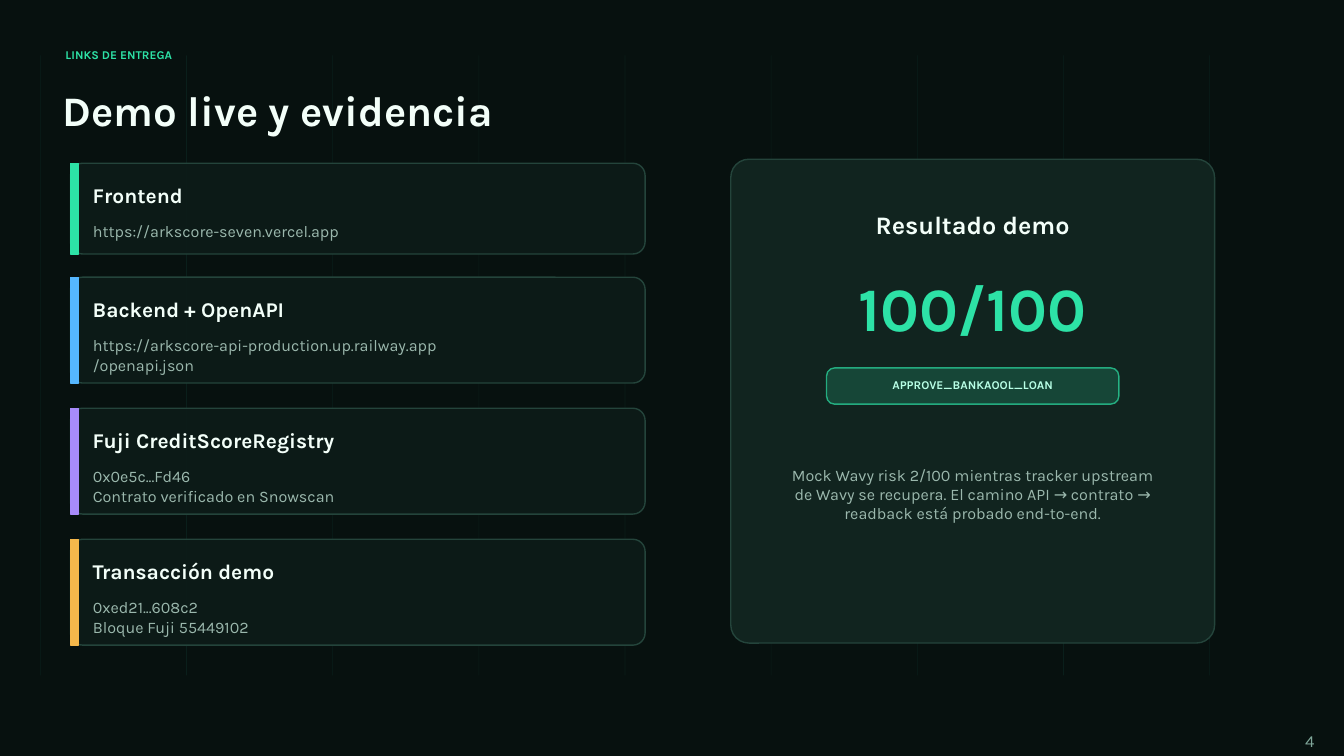
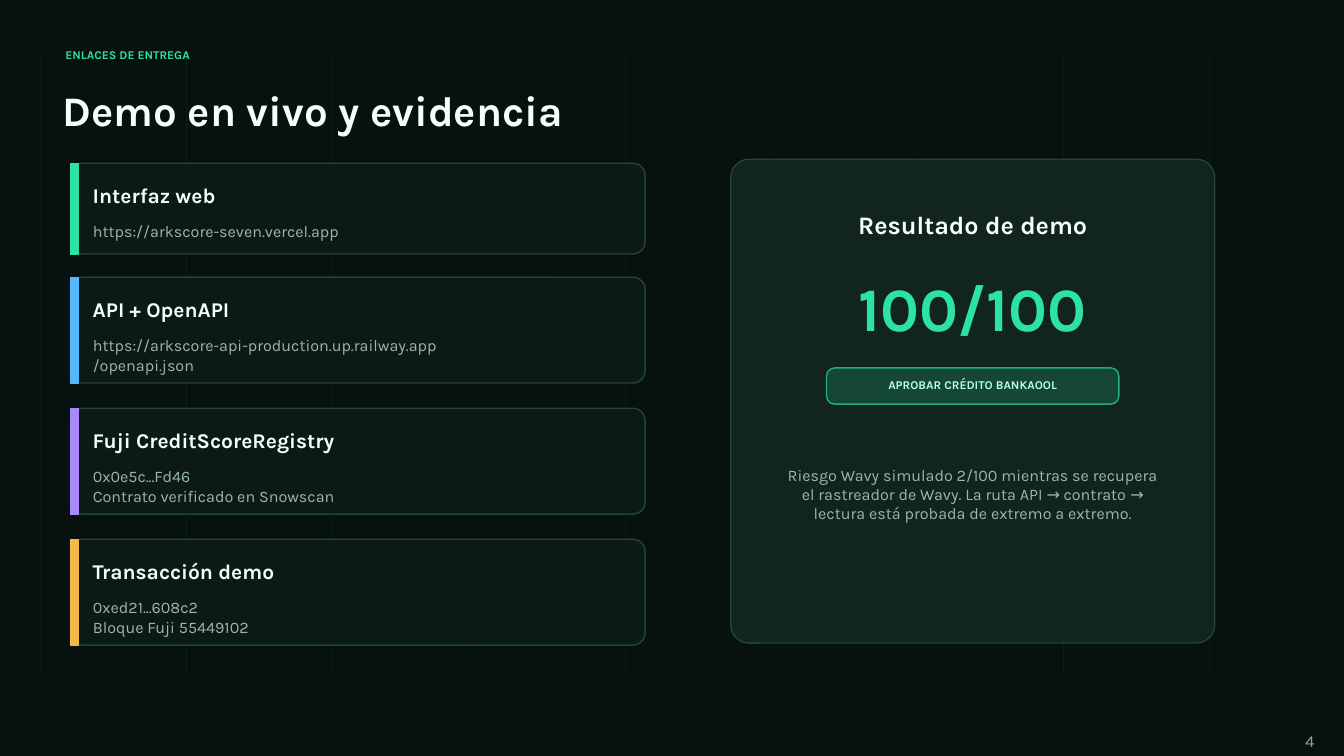
Before and after one commit to felirami/ArkScore, a slide deck: slide 4 of ArkScore-Pitch-Deck-ES.pptx. Drawn at 1344x756 pixels with LibreOffice and Linux fonts; fonts in the diff are those of the drawing. Boxes give left, top, right and bottom in pixels: in the first picture for what was removed or moved away, otherwise in the second. Text is boxed around its words. In the diff, an @@ line names an element or a change of style, - is before the commit and + after.

```diff
--- a/ArkScore-Pitch-Deck-ES.pptx
+++ b/ArkScore-Pitch-Deck-ES.pptx
@@ text at (65,51,190,59): text changed @@
-LINKS DE ENTREGA
+ENLACES DE ENTREGA
@@ text at (62,96,563,137): text changed @@
-Demo live y evidencia
+Demo en vivo y evidencia
@@ text at (93,188,215,204): text changed @@
-Frontend
+Interfaz web
@@ text at (858,216,1087,235): text changed @@
-Resultado demo
+Resultado de demo
@@ text at (93,303,229,322): text changed @@
-Backend + OpenAPI
+API + OpenAPI
@@ text at (888,378,1057,389): text changed @@
-APPROVE_BANKAOOL_LOAN
+APROBAR CRÉDITO BANKAOOL
@@ text at (788,469,1158,523): text changed @@
-Mock Wavy risk 2/100 mientras tracker upstream de Wavy se recupera. El camino API → contrato → readback está probado end-to-end.
+Riesgo Wavy simulado 2/100 mientras se recupera el rastreador de Wavy. La ruta API → contrato → lectura está probada de extremo a extremo.
```
Also in this commit, not shown: 7 other slides changed, 1 other file.
